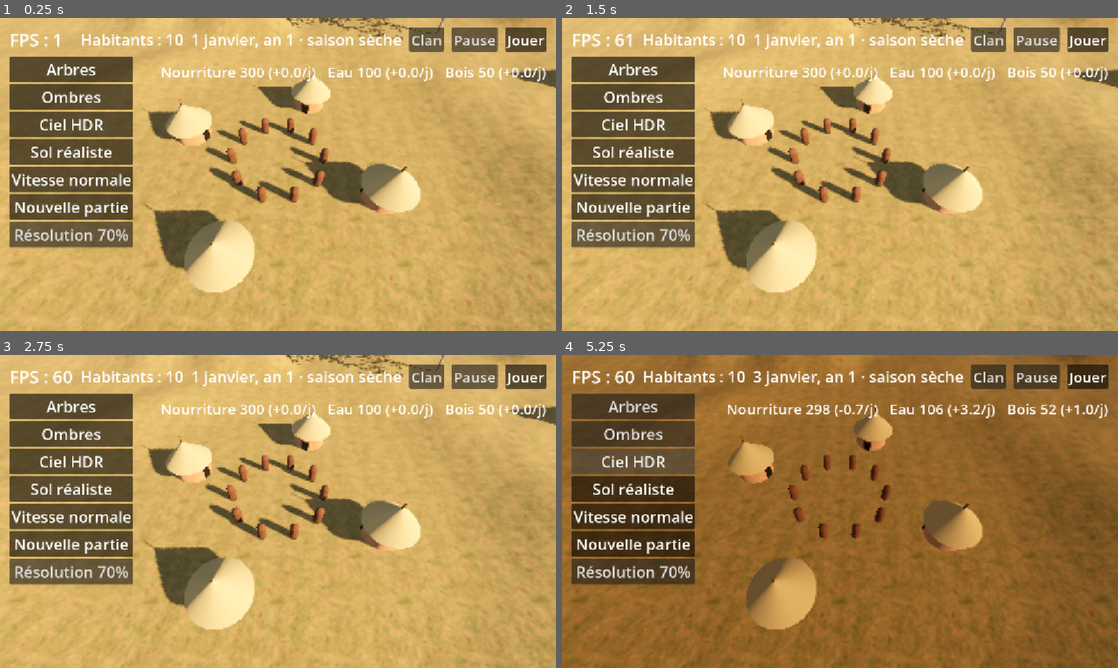
Above: before the commit, frames 1-4 (two rows, left to right).
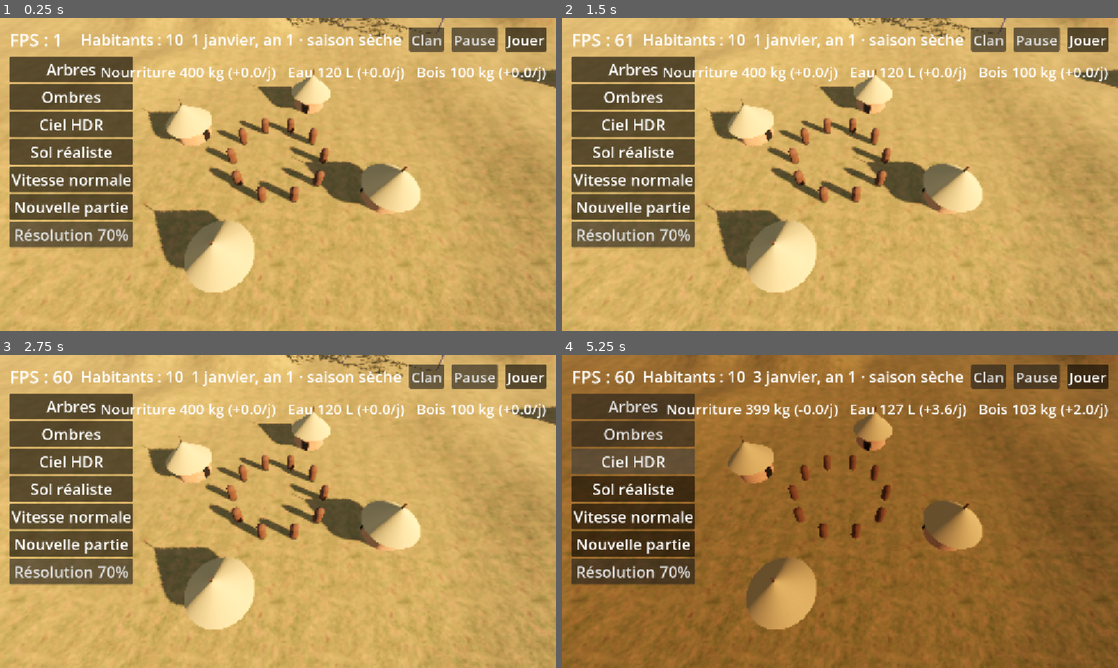
Above: after the commit, the same moments.

Repository: barroapk/faso-kanou
Game: Godot game, scene res://scenes/main.tscn
Two runs of this game, one before a commit and one after it. Both use one fixed random seed, a clock stepped at 60 frames per second and the inputs below. A sky picture missing from this copy of the repository is replaced by a grey-blue gradient.
Inputs:
- Up to frame 1 (0.25 s): no input
- Up to frame 2 (1.5 s): click "Nouvelle partie" at 0.5 s; click "Nouvelle partie" at 1.25 s
- Up to frame 3 (2.75 s): click "Jouer" at 2 s
- Up to frame 4 (5.25 s): click "Jouer" at 2.75 s; click "Arbres" at 3.5 s; click "Ombres" at 4.25 s; click "Ciel HDR" at 5 s

The runs differ from the first frame. In frame 1, 1.4% of the frame differs, in the area x 18-89%, y 15-21%; in frame 2, 1.4%; in frame 3, 1.4%; in frame 4, 1.5%, in the area x 18-94%, y 15-21%.

Commit message:
Ressources réalistes : compétence, outils, bâtiments, unités réelles

Diff:
--- a/scripts/core/population.gd
+++ b/scripts/core/population.gd
@@ -35,6 +35,7 @@
         "famille": famille,
         "metier": metier,
         "sante": 100,
+        "competence": float(clampi(age_ans * 2, 0, 70)),
     }
     prochain_id += 1
     habitants.append(h)
@@ -100,6 +101,7 @@
         else:
             s += 1
         h["sante"] = clampi(s, 0, 100)
+        if h["metier"] != "enfant" and h["metier"] != "ancien": h["competence"] = minf(float(h["competence"]) + 0.02, 100.0)
         if h["sante"] == 0:
             morts.append(h)
     for h in morts:
@@ -114,6 +116,7 @@
     for h in d.get("habitants", []):
         for cle in ["id", "naissance", "famille", "sante"]:
             h[cle] = int(h[cle])
+        h["competence"] = float(h.get("competence", 50.0))
         habitants.append(h)
     prochain_id = int(d.get("prochain_id", 1))
     rng.seed = int(d.get("graine", "2026"))
--- a/scripts/core/ressources.gd
+++ b/scripts/core/ressources.gd
@@ -3,32 +3,48 @@
 signal penurie(ressource)
 
 const PRODUCTION := {
-    "chasseur": {"nourriture": [4.0, 3.0]},
-    "cueilleuse": {"nourriture": [1.8, 3.0]},
+    "chasseur": {"nourriture": [3.0, 2.2]},
+    "cueilleuse": {"nourriture": [2.0, 3.5]},
     "chef": {"nourriture": [0.5, 0.5]},
-    "sans métier": {"nourriture": [1.0, 1.5]},
-    "porteuse d'eau": {"eau": [12.0, 15.0]},
-    "bâtisseur": {"bois": [3.0, 3.0]},
+    "sans métier": {"nourriture": [0.8, 1.2]},
+    "porteuse d'eau": {"eau": [50.0, 70.0]},
+    "bâtisseur": {"bois": [12.0, 10.0]},
 }
+const CONSO_ADULTE := {"nourriture": 0.8, "eau": 5.0, "bois": 1.2}
+const CONSO_ENFANT := {"nourriture": 0.5, "eau": 3.0, "bois": 0.6}
+const UNITES := {"nourriture": "kg", "eau": "L", "bois": "kg"}
 
-var stocks := {"nourriture": 300.0, "eau": 100.0, "bois": 50.0}
+var stocks := {"nourriture": 400.0, "eau": 120.0, "bois": 100.0}
 var bilan := {"nourriture": 0.0, "eau": 0.0, "bois": 0.0}
+var batiments := {"hutte": 4, "grenier": 0, "puits": 0}
+var outils := 1.0
 var faim := false
 var soif := false
+
+func capacite_eau() -> float:
+    return 600.0 + 2000.0 * batiments["puits"]
+
+func taux_pertes() -> float:
+    return 0.0003 if batiments["grenier"] > 0 else 0.002
 
 func jour_passe(population, jour: int, pluie: bool) -> void:
     var s := 1 if pluie else 0
     var variation := {"nourriture": 0.0, "eau": 0.0, "bois": 0.0}
     for h in population.habitants:
         var p = PRODUCTION.get(h["metier"], {})
+        var efficacite := (0.6 + float(h["competence"]) / 100.0 * 0.8) * outils
         for r in p:
-            variation[r] += p[r][s]
+            var q: float = p[r][s] * efficacite
+            if r == "eau" and batiments["puits"] > 0:
+                q *= 1.5
+            variation[r] += q
         var enfant: bool = population.age(h, jour) < 14
-        variation["nourriture"] -= 0.6 if enfant else 1.0
-        variation["eau"] -= 0.6 if enfant else 1.0
-        variation["bois"] -= 0.2
+        var conso: Dictionary = CONSO_ENFANT if enfant else CONSO_ADULTE
+        for r in conso:
+            variation[r] -= conso[r]
     if pluie:
-        variation["eau"] += 4.0
+        variation["eau"] += 20.0
+    variation["nourriture"] -= stocks["nourriture"] * taux_pertes()
     for r in variation:
         stocks[r] += variation[r]
     bilan = variation
@@ -38,7 +54,7 @@
     soif = stocks["eau"] <= 0.0
     for r in stocks:
         stocks[r] = maxf(stocks[r], 0.0)
-    stocks["eau"] = minf(stocks["eau"], 300.0)
+    stocks["eau"] = minf(stocks["eau"], capacite_eau())
     if faim and not avait_faim:
         penurie.emit("nourriture")
     if soif and not avait_soif:
@@ -48,15 +64,19 @@
     var morceaux: PackedStringArray = []
     for r in ["nourriture", "eau", "bois"]:
         var signe := "+" if bilan[r] >= 0.0 else ""
-        morceaux.append("%s %d (%s%.1f/j)" % [r.capitalize(), int(stocks[r]), signe, bilan[r]])
+        morceaux.append("%s %d %s (%s%.1f/j)" % [r.capitalize(), int(stocks[r]), UNITES[r], signe, bilan[r]])
     return "   ".join(morceaux)
 
 func vers_dict() -> Dictionary:
-    return {"stocks": stocks, "faim": faim, "soif": soif}
+    return {"stocks": stocks, "batiments": batiments, "outils": outils, "faim": faim, "soif": soif}
 
 func depuis_dict(d: Dictionary) -> void:
     var st: Dictionary = d.get("stocks", {})
     for r in stocks:
         stocks[r] = float(st.get(r, stocks[r]))
+    var bt: Dictionary = d.get("batiments", {})
+    for b in batiments:
+        batiments[b] = int(bt.get(b, batiments[b]))
+    outils = float(d.get("outils", 1.0))
     faim = bool(d.get("faim", false))
     soif = bool(d.get("soif", false))
--- a/scripts/interface/bandeau.gd
+++ b/scripts/interface/bandeau.gd
@@ -98,7 +98,7 @@
     var jour: int = Civilisation.temps.jour_total
     for h in pop.habitants:
         var l := Label.new()
-        l.text = "%s %s · %d ans · %s" % [h["prenom"], h["nom"], pop.age(h, jour), h["metier"]]
+        l.text = "%s %s · %d ans · %s · santé %d · compétence %d" % [h["prenom"], h["nom"], pop.age(h, jour), h["metier"], int(h["sante"]), int(h["competence"])]
         l.add_theme_font_size_override("font_size", 28)
         liste.add_child(l)
 
